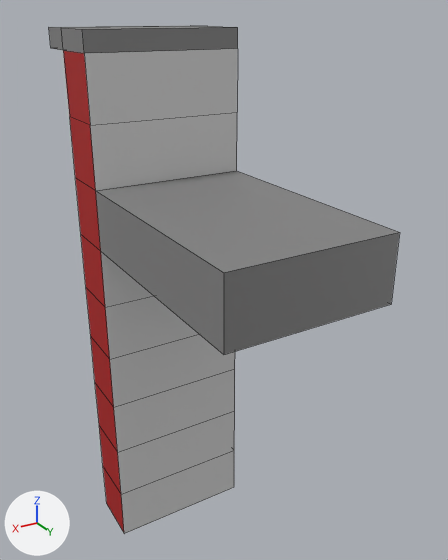
An edit to the FBX model MoneyMoves/Assets/Models/AmericanDiner/AanrechtModular.fbx, drawn before and after from the same camera.
Before and after are seen from a 50 mm camera at (0.0344, 0.0619, 0.0378) aimed at (-0.0034, -0.0011, 0.0063). Lighting does not change. The marker at lower left points along +X, +Y and +Z. Mesh edges are drawn as thin lines. Where no turn or scale is listed for an object, it has been applied to the vertices.

Script lines for the objects in view, before the commit:
```python
me_mesh = bpy.data.meshes.new('Mesh')
me_mesh.from_pydata(...)  # 52 vertices, 50 faces; spans x -0.01..0.01, y -0.0212..0.0213, z -0.0363..0.0363
# faces by material slot: [27, 13, 8, 2]
me_mesh.materials.append(mat_tegeltexture)  # red #b30000
me_mesh.materials.append(mat_darkgrey)  # grey #848484
me_mesh.materials.append(mat_insidetegeltexture)  # light grey #d6d6d6
me_mesh.materials.append(mat_lambert1)  # grey #bcbcbc
# before: 48 (0.01, 0.0213, 0.0182) at pixel (223, 272), 49 (-0.01, 0.0213, 0.0182) at pixel (399, 232), 50 (0.01, 0.0213, 0.0104) at pixel (223, 354), 51 (-0.01, 0.0213, 0.0104) at pixel (391, 304)
ob_aanrechtmodular = bpy.data.objects.new('AanrechtModular', me_mesh)
ob_aanrechtmodular.location = (0.0, 0.0, 0.0)
```
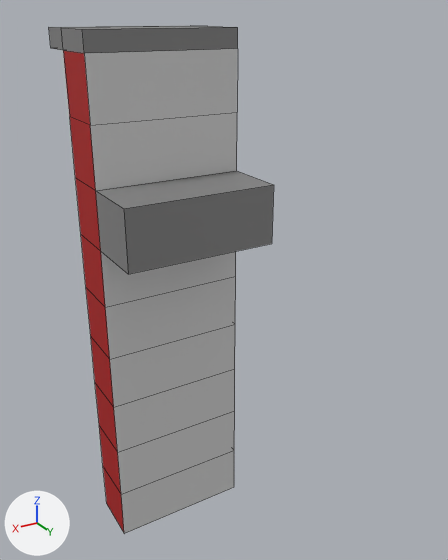
Pixel boxes [x1, y1, x2, y2] of what changed, in the pictures (448 x 560 px; the box of a moved part takes in the faces that stretch with it):
```json
{"object": "AanrechtModular", "change": "reshaped", "before": [49, 26, 399, 534], "after": [49, 26, 274, 534], "on screen": "36% narrower"}
{"part": 1, "of": "me_mesh", "change": "moved or reshaped", "before": [96, 171, 399, 355], "after": [96, 171, 274, 274]}
```

Edits to the scene script, one JSON object a line:
```json
{"block": "me_mesh", "where": "me_mesh.from_pydata(...)  # 52 vertices, 50 faces; spans x -0.01..0.01, y -0.0212..0.0213, z -0.0363..0.0363"}
{"block": "me_mesh", "where": "# used by ob_aanrechtmodular; location = (0.0, 0.0, 0.0)"}
{"block": "me_mesh", "change": "me_mesh part 1"}
{"op": "add", "block": "me_mesh", "code": "for i in [*range(48, 52)]: me_mesh.vertices[i].co += Vector((0.0, -0.0213, 0.0))"}
```
